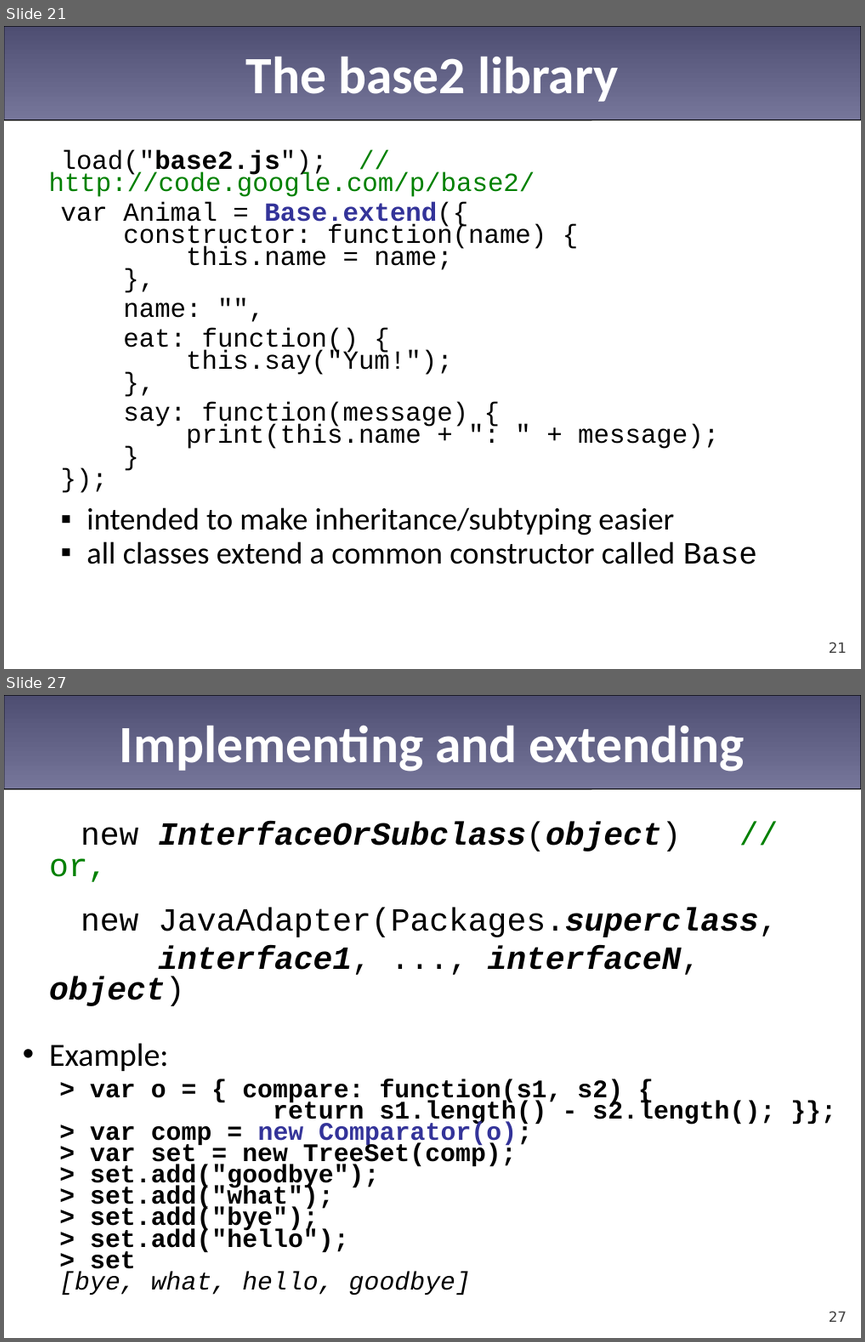
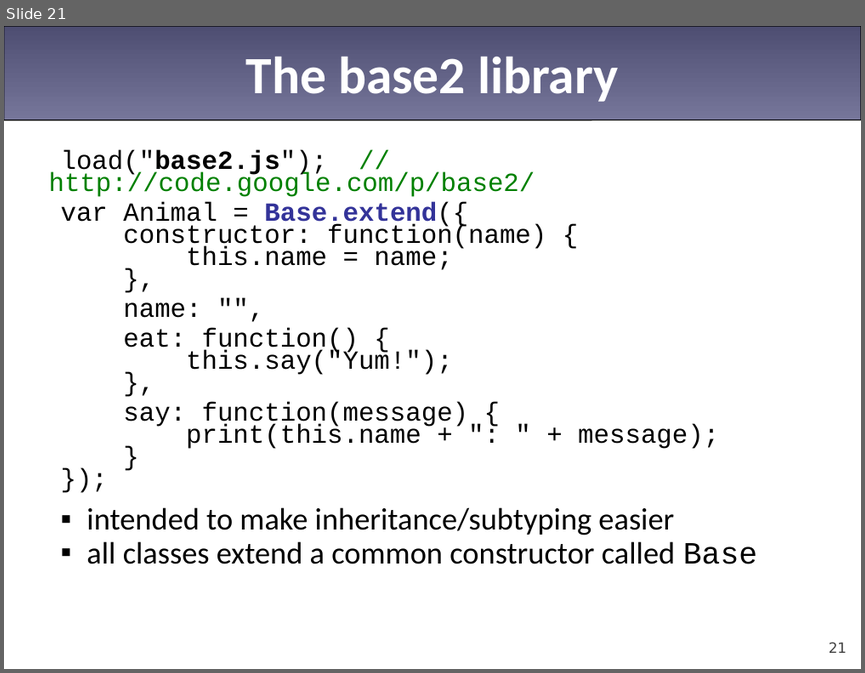
Before and after one commit to Riyadh-Part-Time-Courses/Riyadh-JS-4, a slide deck: 13-prototypal-inheritance/prototypes-inheritance.pptx. Shown one above the other, each under a label of ours: slides 21 and 27 before the commit, slide 21 after it; the slides between them are not shown. The pictures are 865x1342 and 865x673 pixels, drawn with LibreOffice and Linux fonts; fonts in the diff are those of the drawing. Boxes give left, top, right and bottom in pixels: in the first picture for what was removed or moved away, otherwise in the second. Text is boxed around its words. In the diff, an @@ line names an element or a change of style, - is before the commit and + after.

```diff
--- a/13-prototypal-inheritance/prototypes-inheritance.pptx
+++ b/13-prototypal-inheritance/prototypes-inheritance.pptx
@@ slide 27 removed at [4, 695, 861, 1338], background #FFFFFF; not listed: 1 template element that a slide beside it also shows @@
@@ title removed at [120, 726, 744, 771] @@
-Implementing and extending
@@ text removed at [49, 822, 778, 1295] @@
-new InterfaceOrSubclass(object) // or,
-new JavaAdapter(Packages.superclass,
-interface1, ..., interfaceN, object)
-• Example:
-  > var o = { compare: function(s1, s2) {
-  return s1.length() - s2.length(); }};
-  > var comp = new Comparator(o);
-  > var set = new TreeSet(comp);
-  > set.add("goodbye");
-  > set.add("what");
-  > set.add("bye");
-  > set.add("hello");
-  > set
-  [bye, what, hello, goodbye]
@@ page number removed at [828, 1310, 846, 1321] @@
-27
```
Also in this commit, not shown: 6 other slides removed, 6 other files.
